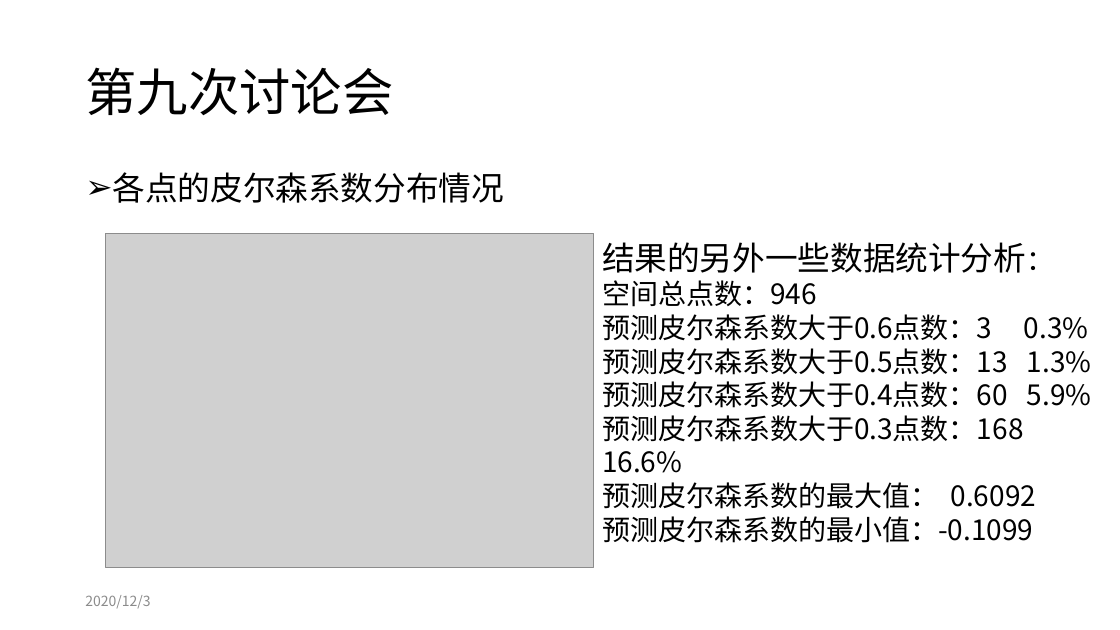
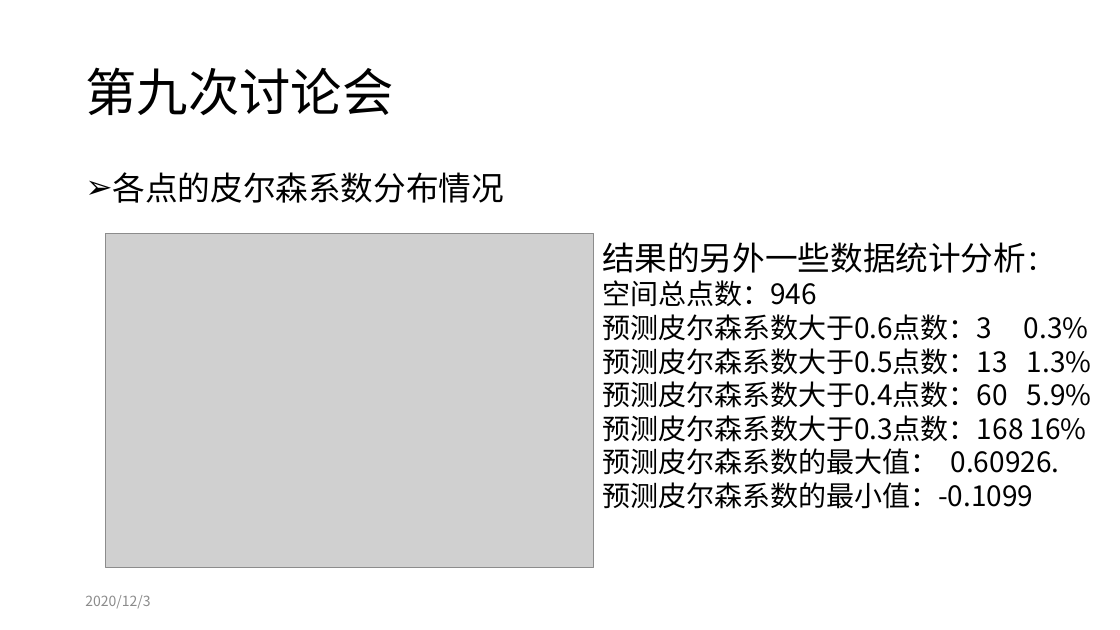
Before and after one commit to tureful/tureful.github.io, a slide deck: slide 9 of documents/workshop_summary.pptx. Drawn at 1120x630 pixels with LibreOffice and Linux fonts; fonts in the diff are those of the drawing; grey boxes stand for pictures. Boxes give left, top, right and bottom in pixels: in the first picture for what was removed or moved away, otherwise in the second. Text is boxed around its words. In the diff, an @@ line names an element or a change of style, - is before the commit and + after.

```diff
--- a/documents/workshop_summary.pptx
+++ b/documents/workshop_summary.pptx
@@ text at bbox=[602, 415, 1087, 475]: text changed @@
-预测皮尔森系数大于0.3点数：168 16.6%
-预测皮尔森系数的最大值： 0.6092
+预测皮尔森系数大于0.3点数：168 16%
+预测皮尔森系数的最大值： 0.60926.
```
Also in this commit, not shown: 3 other slides changed, 5 slides added, 3 other files.
